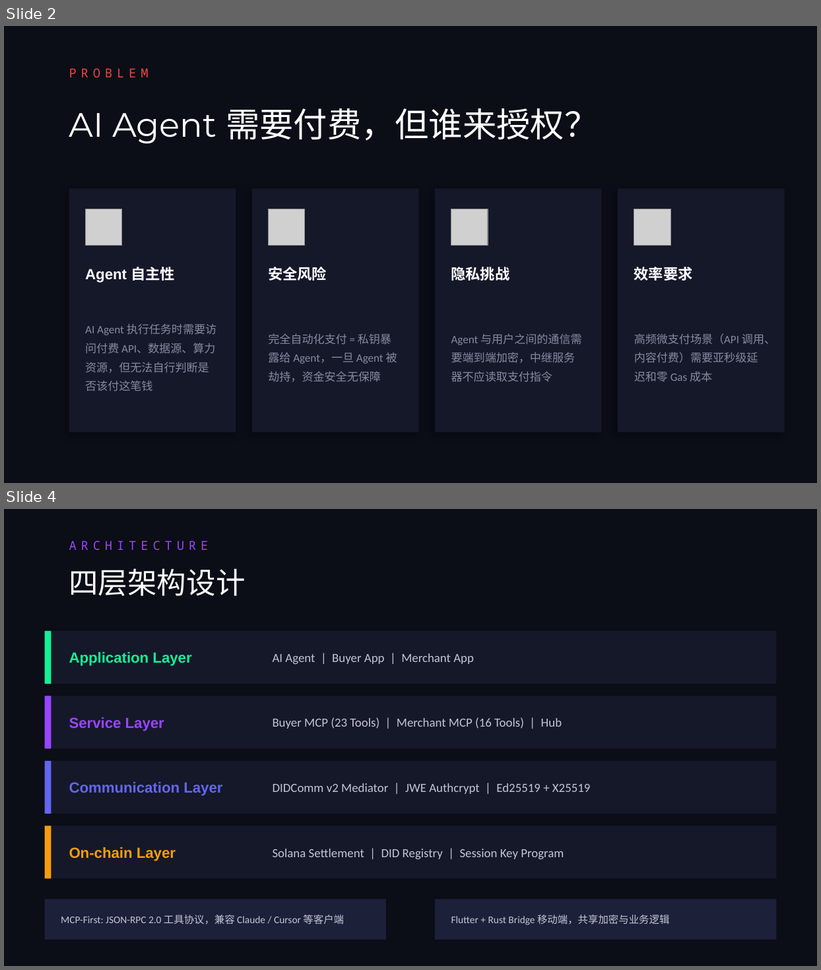
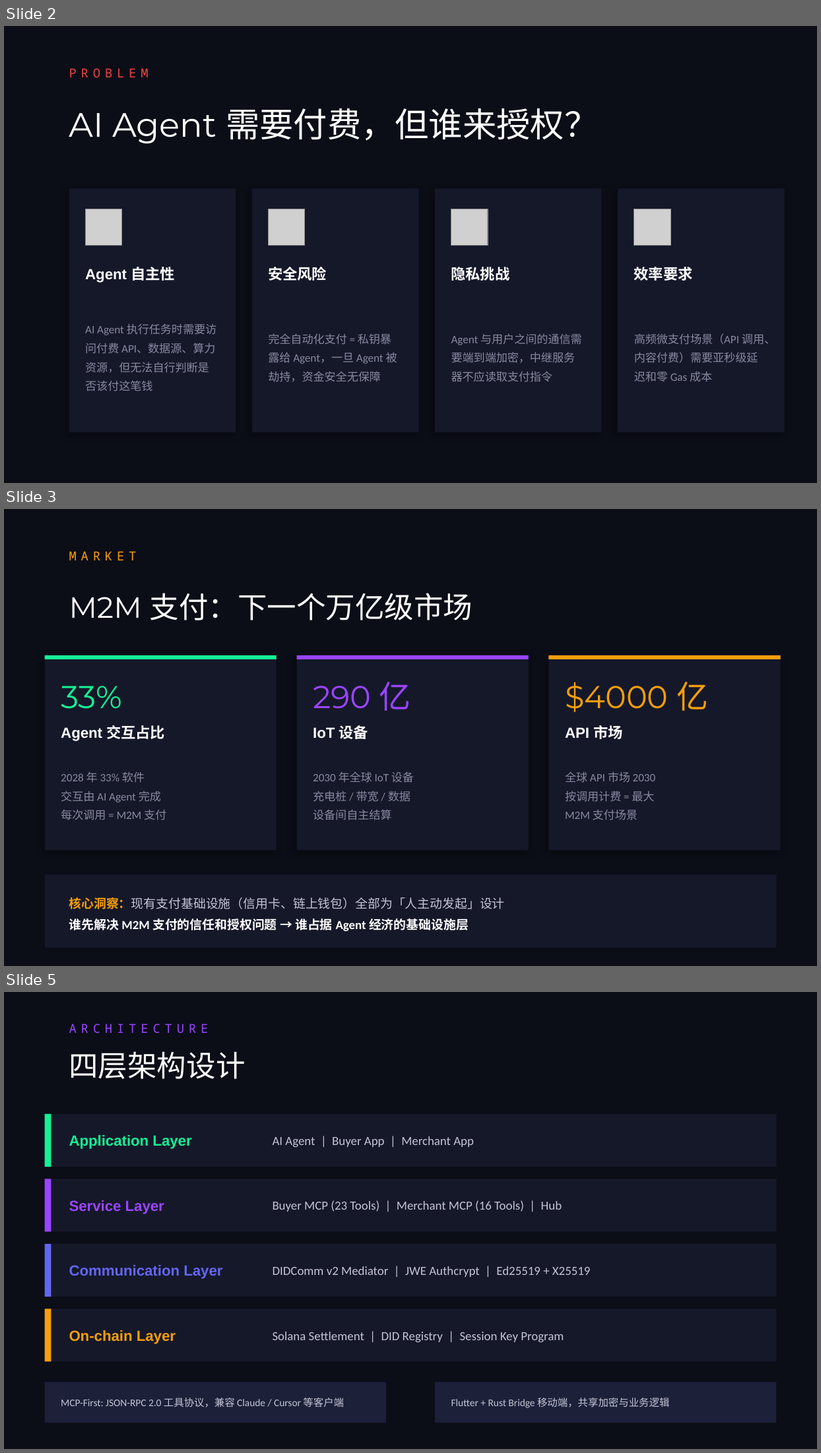
Before and after one commit to bamaao/ignite-pay, a slide deck: IgnitePay-Demo.pptx. Shown one above the other, each under a label of ours: slides 2 and 4 before the commit, slides 2, 3 and 5 after it; the slides between them are not shown. The pictures are 821x970 and 821x1453 pixels, drawn with LibreOffice and Linux fonts; fonts in the diff are those of the drawing; grey boxes stand for pictures. Boxes give left, top, right and bottom in pixels: in the first picture for what was removed or moved away, otherwise in the second. Text is boxed around its words. In the diff, an @@ line names an element or a change of style, - is before the commit and + after.

```diff
--- a/IgnitePay-Demo.pptx
+++ b/IgnitePay-Demo.pptx
@@ slide 3 added at (x1=4, y1=509, x2=817, y2=966), background #0B0D17 @@
@@ text added at (x1=69, y1=551, x2=137, y2=560), 11 pt, text #F59E0B @@
+MARKET
@@ text added at (x1=69, y1=593, x2=473, y2=621), 26 pt, text #FFFFFF @@
+M2M 支付：下一个万亿级市场
@@ rectangle added at (x1=45, y1=656, x2=277, y2=850), fill #151829 @@
@@ rectangle added at (x1=45, y1=656, x2=277, y2=659), fill #14F195 @@
@@ rectangle added at (x1=297, y1=656, x2=529, y2=850), fill #151829 @@
@@ rectangle added at (x1=297, y1=656, x2=529, y2=659), fill #9945FF @@
@@ rectangle added at (x1=548, y1=656, x2=781, y2=850), fill #151829 @@
@@ rectangle added at (x1=548, y1=656, x2=781, y2=659), fill #F59E0B @@
@@ text added at (x1=61, y1=686, x2=122, y2=709), 28 pt, text #14F195 @@
+33%
@@ text added at (x1=313, y1=682, x2=411, y2=711), 28 pt, text #9945FF @@
+290 亿
@@ text added at (x1=565, y1=682, x2=708, y2=712), 28 pt, text #F59E0B @@
+$4000 亿
@@ text added at (x1=61, y1=725, x2=165, y2=741), 13 pt, text #FFFFFF, bold @@
+Agent 交互占比
@@ text added at (x1=313, y1=725, x2=368, y2=739), 13 pt, text #FFFFFF, bold @@
+IoT 设备
@@ text added at (x1=565, y1=725, x2=622, y2=739), 13 pt, text #FFFFFF, bold @@
+API 市场
@@ text added at (x1=61, y1=772, x2=166, y2=821), 10 pt, text #8888A0 @@
+2028 年 33% 软件
+交互由 AI Agent 完成
+每次调用 = M2M 支付
@@ text added at (x1=313, y1=772, x2=414, y2=821), 10 pt, text #8888A0 @@
+2030 年全球 IoT 设备
+充电桩 / 带宽 / 数据
+设备间自主结算
@@ text added at (x1=565, y1=772, x2=656, y2=821), 10 pt, text #8888A0 @@
+全球 API 市场 2030
+按调用计费 = 最大
+M2M 支付场景
@@ rectangle added at (x1=45, y1=875, x2=776, y2=948), fill #151829 @@
@@ text added at (x1=69, y1=898, x2=505, y2=931), 11 pt, text #FFFFFF, bold @@
+核心洞察：现有支付基础设施（信用卡、链上钱包）全部为「人主动发起」设计
+谁先解决 M2M 支付的信任和授权问题 → 谁占据 Agent 经济的基础设施层
@@ what was slide 4 is now slide 5 @@
```
Also in this commit, not shown: 5 slides changed, 5 other files.
